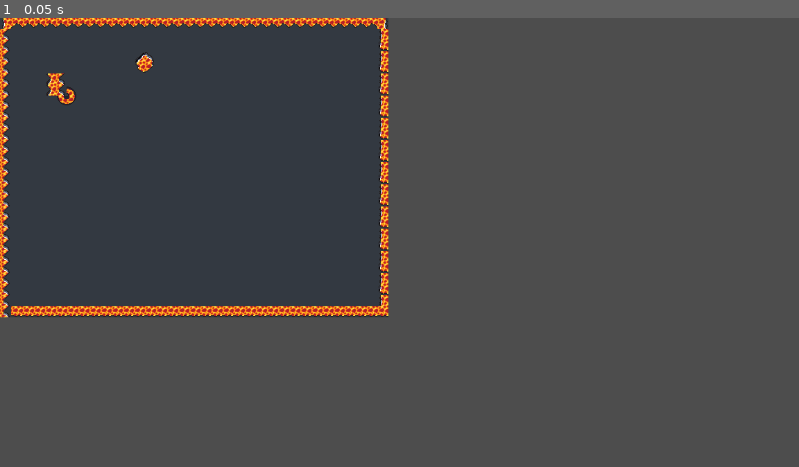
Above: before the commit, frame 1.
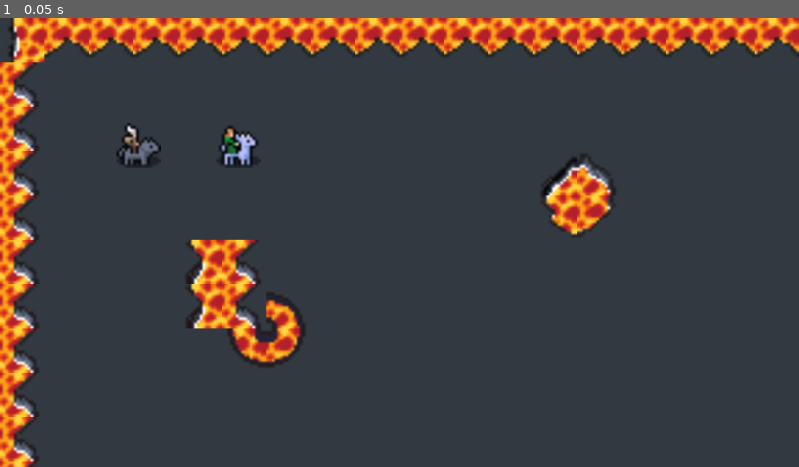
Above: after the commit, the same moment.

Repository: Snayff/not_quite_paradise4
Game: Godot game, scene res://world.tscn
The game is run twice, just before and just after one commit, with the same random seed, the same clock (stepped at 60 frames per second) and the same inputs. Before the commit the project has no main scene; this scene is started directly in both runs.
Inputs:
- Up to frame 1 (0.05 s): no input

The runs differ from the first frame. In frame 1, 76% of the frame differs, in the area x 0-100%, y 0-100%.

Commit message:
added asserts for mandatory properties, fixed crashing errors

Diff:
--- a/assets/effects/white_flash/white_flash_material.tres
+++ b/assets/effects/white_flash/white_flash_material.tres
@@ -1,6 +1,6 @@
 [gd_resource type="ShaderMaterial" load_steps=2 format=3 uid="uid://c88q6pkhh3vl"]
 
-[ext_resource type="Shader" path="res://effects/white_flash_material.gdshader" id="1_t2u32"]
+[ext_resource type="Shader" path="res://assets/effects/white_flash/white_flash_material.gdshader" id="1_nfuax"]
 
 [resource]
-shader = ExtResource("1_t2u32")
+shader = ExtResource("1_nfuax")
--- a/project.godot
+++ b/project.godot
@@ -11,6 +11,7 @@
 [application]
 
 config/name="Godot Combat Test"
+run/main_scene="res://world.tscn"
 config/features=PackedStringArray("4.2", "Forward Plus")
 config/icon="res://icon.svg"
 
--- a/scenes/abcs/combat_active.gd
+++ b/scenes/abcs/combat_active.gd
@@ -10,25 +10,45 @@
 @export var creator: CombatActor  ## who created this active
 @export var allegiance: Allegiance  ## creator's allegiance component
 @export var projectile_template: PhysicalProjectile  ## the projectile to use as a template
+
 @export_category("Targeting")
 @export var valid_targets: Constants.TARGET  ## who the active can affect
+
 @export_category("Travel")
 @export_enum("target", "projectile") var delivery_method: String  ## how the active's effects are delivered
 @export var range: int
+
 @export_category("Hit")
 @export var damage: int
 @export var aoe_radius: int
+
 @export_category("Meta")
 @export var cooldown: float  ## in seconds
 
+
 func _ready() -> void:
+	# check for mandatory properties set in editor
+	assert(creator is CombatActor, "Misssing `creator`.")
+	assert(allegiance is Allegiance, "Misssing `allegiance`.")
+	assert(projectile_template is PhysicalProjectile, "Misssing `projectile_template`.")
+
+	# config cooldown timer
 	cooldown_timer.wait_time = cooldown
 	cooldown_timer.timeout.connect(cast)
 
+	# config projectile template
 	projectile_template.damage = damage
 	projectile_template.range = range
 
 	# TODO: add target info to projectile template
 
-func cast()-> void:
-	projectile_spawner.spawn()
+func cast(target_actor = null, target_position = null)-> void:
+	if not target_actor is CombatActor and not target_position is Vector2:
+		push_error("No target given to cast.")
+		return
+
+	var projectile: PhysicalProjectile = projectile_spawner.spawn()
+	if target_actor is CombatActor:
+		projectile.set_target_actor(target_actor)
+	elif target_position is Vector2:
+		projectile.set_target_position(target_position)
--- a/scenes/abcs/combat_actor.gd
+++ b/scenes/abcs/combat_actor.gd
@@ -7,5 +7,8 @@
 @onready var on_hit_flash: FlashComponent = %OnHitFlash
 
 
+@export var target: CombatActor  ## TODO: remove once proper targeting is in
+
 func _ready() -> void:
-	health.value_decreased.connect(on_hit_flash.activate)  # activate flash on hit
+	if health is ResourceComponent:
+		health.value_decreased.connect(on_hit_flash.activate)  # activate flash on hit
--- a/scenes/abcs/combat_actor.tscn
+++ b/scenes/abcs/combat_actor.tscn
@@ -40,22 +40,24 @@
 
 [node name="CollisionShape2D" type="CollisionShape2D" parent="HurtboxComponent"]
 
-[node name="Allegiance" type="Node" parent="." node_paths=PackedStringArray("actor")]
+[node name="Allegiance" type="Node" parent="." node_paths=PackedStringArray("root_actor")]
 unique_name_in_owner = true
 script = ExtResource("3_fejlo")
-actor = NodePath("..")
+root_actor = NodePath("..")
 
-[node name="DeathTrigger" type="Node" parent="." node_paths=PackedStringArray("resource", "destroy_effect_spawner")]
+[node name="DeathTrigger" type="Node" parent="." node_paths=PackedStringArray("root", "resource", "destroy_effect_spawner")]
 script = ExtResource("4_0s2co")
+root = NodePath("..")
 resource = NodePath("../Health")
 destroy_effect_spawner = NodePath("../DeathEffectSpawner")
 
 [node name="DeathEffectSpawner" type="Node2D" parent="."]
 script = ExtResource("5_3lw38")
 
-[node name="OnHitFlash" type="Node" parent="."]
+[node name="OnHitFlash" type="Node" parent="." node_paths=PackedStringArray("sprite")]
 unique_name_in_owner = true
 script = ExtResource("7_kxpls")
+sprite = NodePath("../AnimatedSprite2D")
 
 [node name="Health" type="Node" parent="."]
 unique_name_in_owner = true
--- a/scenes/abcs/physical_projectile.gd
+++ b/scenes/abcs/physical_projectile.gd
@@ -4,15 +4,45 @@
 
 @onready var on_hit_effect_spawner: SpawnerComponent = %OnHitEffectSpawner
 @onready var hitbox_component: HitboxComponent = %HitboxComponent
-@onready var movement_component: MovementComponent = $MovementComponent
+@onready var movement_component: MovementComponent = %MovementComponent
+@onready var death_trigger: DeathTrigger = %DeathTrigger
+@onready var animated_sprite_2d: AnimatedSprite2D = %AnimatedSprite2D
+
+
+@export var is_disabled: bool = false  ## whether the projectile is disabled and hidden, or not
 
 
 var creator: CombatActor  ## who created the projectile
 var damage: int
 var range: int
-var _distance_travelled: float = 0
 
 
 func _ready() -> void:
 	# TODO: ensure hitbox filters for correct targets
 	hitbox_component.hit_hurtbox.connect(on_hit_effect_spawner.spawn_scene.bind(global_position))
+
+	if is_disabled:
+		disable()
+
+
+func _process(delta: float) -> void:
+	if movement_component.distance_travelled >= range:
+		death_trigger.activate()
+
+## wrapper for setting movement component's target actor
+func set_target_actor(actor: CombatActor) -> void:
+	movement_component.target_actor = actor
+
+## wrapper for setting movement component's target position
+func set_target_position(position: Vector2) -> void:
+	movement_component.target_position = position
+
+func enable() -> void:
+	process_mode = Node.PROCESS_MODE_PAUSABLE
+	visible = true
+	is_disabled = false
+
+func disable() -> void:
+	process_mode = Node.PROCESS_MODE_DISABLED
+	visible = false
+	is_disabled = true
--- a/scenes/abcs/physical_projectile.tscn
+++ b/scenes/abcs/physical_projectile.tscn
@@ -1,10 +1,11 @@
-[gd_scene load_steps=7 format=3 uid="uid://b71tjsbg3f1e4"]
+[gd_scene load_steps=8 format=3 uid="uid://b71tjsbg3f1e4"]
 
 [ext_resource type="Script" path="res://scenes/abcs/physical_projectile.gd" id="1_xfppo"]
 [ext_resource type="Script" path="res://scripts/functionals/hitbox.gd" id="2_f88a1"]
 [ext_resource type="Script" path="res://scripts/functionals/movement.gd" id="3_soigt"]
 [ext_resource type="Script" path="res://scripts/functionals/spawner.gd" id="4_78i0h"]
 [ext_resource type="PackedScene" uid="uid://drhecv7pq5ypa" path="res://scenes/effects/explosion.tscn" id="5_u8e2e"]
+[ext_resource type="Script" path="res://scripts/functionals/death_trigger.gd" id="6_mn4qt"]
 
 [sub_resource type="SpriteFrames" id="SpriteFrames_c16yo"]
 
@@ -12,6 +13,7 @@
 script = ExtResource("1_xfppo")
 
 [node name="AnimatedSprite2D" type="AnimatedSprite2D" parent="."]
+unique_name_in_owner = true
 sprite_frames = SubResource("SpriteFrames_c16yo")
 autoplay = "default"
 
@@ -26,6 +28,7 @@
 [node name="CollisionShape2D" type="CollisionShape2D" parent="HitboxComponent"]
 
 [node name="MovementComponent" type="Node" parent="." node_paths=PackedStringArray("rigid_body_2d", "root")]
+unique_name_in_owner = true
 script = ExtResource("3_soigt")
 rigid_body_2d = NodePath("../RigidBody2D")
 root = NodePath("..")
@@ -34,3 +37,8 @@
 unique_name_in_owner = true
 script = ExtResource("4_78i0h")
 scene = ExtResource("5_u8e2e")
+
+[node name="DeathTrigger" type="Node" parent="." node_paths=PackedStringArray("root")]
+unique_name_in_owner = true
+script = ExtResource("6_mn4qt")
+root = NodePath("..")
--- a/scenes/combat_actives/fireblast.tscn
+++ b/scenes/combat_actives/fireblast.tscn
@@ -3,10 +3,16 @@
 [ext_resource type="PackedScene" uid="uid://cn8jpy03lpd4m" path="res://scenes/abcs/combat_active.tscn" id="1_34rtn"]
 [ext_resource type="PackedScene" uid="uid://fbgfulkn14kk" path="res://scenes/projectiles/fireball.tscn" id="2_figyj"]
 
-[node name="Fireblast" instance=ExtResource("1_34rtn")]
+[node name="Fireblast" node_paths=PackedStringArray("projectile_template") instance=ExtResource("1_34rtn")]
+projectile_template = NodePath("Fireball")
 valid_targets = 2
+delivery_method = "projectile"
+range = 200
+damage = 1
+cooldown = 1.5
 
-[node name="ProjectileSpawner" parent="." index="3" node_paths=PackedStringArray("node")]
+[node name="ProjectileSpawner" parent="." index="1" node_paths=PackedStringArray("node")]
 node = NodePath("../Fireball")
 
-[node name="Fireball" parent="." index="4" instance=ExtResource("2_figyj")]
+[node name="Fireball" parent="." index="2" instance=ExtResource("2_figyj")]
+is_disabled = true
--- /dev/null
+++ b/scenes/combat_actors/horsey_rider.tscn
@@ -0,0 +1,61 @@
+[gd_scene load_steps=10 format=3 uid="uid://crlrjwg1g5vtc"]
+
+[ext_resource type="PackedScene" uid="uid://0of6a72gstpj" path="res://scenes/abcs/combat_actor.tscn" id="1_wekre"]
+[ext_resource type="Texture2D" uid="uid://dldmflst28sas" path="res://assets/actors/horse_rider/RampartSpriteFemale-Right(Frame1).png" id="2_47her"]
+[ext_resource type="Texture2D" uid="uid://b0ioe50hirnxg" path="res://assets/actors/horse_rider/RampartSpriteFemale-Right(Frame2).png" id="3_u27cx"]
+[ext_resource type="Texture2D" uid="uid://ffba1pgjsx4n" path="res://assets/actors/horse_rider/RampartSpriteFemale-Right(Frame3).png" id="4_85r4q"]
+[ext_resource type="Texture2D" uid="uid://dwxusomrgbenr" path="res://assets/actors/horse_rider/RampartSpriteFemale-Right(Frame4).png" id="5_dg0kh"]
+[ext_resource type="PackedScene" uid="uid://drhecv7pq5ypa" path="res://scenes/effects/explosion.tscn" id="6_xmhc5"]
+
+[sub_resource type="SpriteFrames" id="SpriteFrames_k5smb"]
+animations = [{
+"frames": [{
+"duration": 1.0,
+"texture": ExtResource("2_47her")
+}],
+"loop": true,
+"name": &"idle",
+"speed": 5.0
+}, {
+"frames": [{
+"duration": 1.0,
+"texture": ExtResource("2_47her")
+}, {
+"duration": 1.0,
+"texture": ExtResource("3_u27cx")
+}, {
+"duration": 1.0,
+"texture": ExtResource("4_85r4q")
+}, {
+"duration": 1.0,
+"texture": ExtResource("5_dg0kh")
+}],
+"loop": true,
+"name": &"move",
+"speed": 5.0
+}]
+
+[sub_resource type="CircleShape2D" id="CircleShape2D_4njet"]
+radius = 6.0
+
+[sub_resource type="CircleShape2D" id="CircleShape2D_1e663"]
+radius = 6.0
+
+[node name="HorseyRider" instance=ExtResource("1_wekre")]
+
+[node name="AnimatedSprite2D" parent="." index="0"]
+sprite_frames = SubResource("SpriteFrames_k5smb")
+
+[node name="CollisionShape2D" parent="RigidBody2D" index="0"]
+position = Vector2(0, 1)
+shape = SubResource("CircleShape2D_4njet")
+
+[node name="CollisionShape2D" parent="HurtboxComponent" index="0"]
+position = Vector2(0, 1)
+shape = SubResource("CircleShape2D_1e663")
+
+[node name="DeathEffectSpawner" parent="." index="5"]
+scene = ExtResource("6_xmhc5")
+
+[node name="Health" parent="." index="7"]
+_value = 2
--- a/scenes/combat_actors/wolf_rider.tscn
+++ b/scenes/combat_actors/wolf_rider.tscn
@@ -6,6 +6,7 @@
 [ext_resource type="Texture2D" uid="uid://dcdgt417cspcb" path="res://assets/actors/wolf_rider/StrongholdSpriteMale-Right(Frame3).png" id="4_1yqef"]
 [ext_resource type="Texture2D" uid="uid://bwamwonvpg20u" path="res://assets/actors/wolf_rider/StrongholdSpriteMale-Right(Frame4).png" id="5_c5krc"]
 [ext_resource type="PackedScene" uid="uid://drhecv7pq5ypa" path="res://scenes/effects/explosion.tscn" id="6_krs8u"]
+[ext_resource type="PackedScene" uid="uid://lsbutqx8scoq" path="res://scenes/combat_actives/fireblast.tscn" id="7_7rdur"]
 
 [sub_resource type="SpriteFrames" id="SpriteFrames_fpxp7"]
 animations = [{
@@ -56,3 +57,7 @@
 
 [node name="DeathEffectSpawner" parent="." index="5"]
 scene = ExtResource("6_krs8u")
+
+[node name="Fireblast" parent="." index="9" node_paths=PackedStringArray("creator", "allegiance") instance=ExtResource("7_7rdur")]
+creator = NodePath("..")
+allegiance = NodePath("../Allegiance")
--- a/scripts/functionals/allegiance.gd
+++ b/scripts/functionals/allegiance.gd
@@ -11,6 +11,10 @@
 
 
 func _ready() -> void:
+	# check for mandatory properties set in editor
+	assert(root_actor is CombatActor, "Misssing `root_actor`.")
+
+
 	root_actor.add_to_group(str("team_", team), true)
 
 	if hurtbox_component is HurtboxComponent:
--- a/scripts/functionals/death_trigger.gd
+++ b/scripts/functionals/death_trigger.gd
@@ -4,16 +4,22 @@
 extends Node
 
 
-@export var root_actor: CombatActor  ## the actor this component will operate on
-@export var resource: ResourceComponent  ## the resource that triggers death on empty
-@export var destroy_effect_spawner: SpawnerComponent  ## a spawner component for creating an effect on death
+@export var root: Node  ## the node this component will operate on
+@export var resource: ResourceComponent  ## the resource that triggers death on empty. @OPTIONAL.
+@export var destroy_effect_spawner: SpawnerComponent  ## a spawner component for creating an effect on death. @OPTIONAL.
 
 
 func _ready() -> void:
-	# Connect the the no health signal on our stats to the destroy function
-	resource.emptied.connect(destroy)
+	# check for mandatory properties set in editor
+	assert(root is Node, "Misssing `root`. ")
 
-func destroy() -> void:
+	# Connect the the no health signal on our stats to the activate function, if we have a resource.
+	if resource is ResourceComponent:
+		resource.emptied.connect(activate)
+
+func activate() -> void:
 	# create an effect (from the spawner component) and free the actor
-	destroy_effect_spawner.spawn(root_actor.global_position)
-	root_actor.queue_free()
+	if destroy_effect_spawner is SpawnerComponent:
+		destroy_effect_spawner.spawn(root.global_position)
+
+	root.queue_free()
--- a/scripts/functionals/hurtbox.gd
+++ b/scripts/functionals/hurtbox.gd
@@ -2,7 +2,7 @@
 class_name HurtboxComponent
 extends Area2D
 
-@export var target_resource: ResourceComponent  ## the resource damaged when this Hurtbox is hit
+@export var target_resource: ResourceComponent  ## the resource damaged when this Hurtbox is hit # TODO: move to projectile
 
 ## this hurtbox is hit by a hitbox
 signal hurt(hitbox)
@@ -20,9 +20,9 @@
 			child.set_deferred("disabled", is_invincible)
 
 
-func _ready() -> void:
-	# Connect the hurt signal to an anonymous function
-	# that removes health equal to the damage from the hitbox
-	hurt.connect(func(hitbox_component: HitboxComponent):
-		target_resource.decrease(hitbox_component.damage)
-	)
+#func _ready() -> void:
+	## Connect the hurt signal to an anonymous function
+	## that removes health equal to the damage from the hitbox
+	#hurt.connect(func(hitbox_component: HitboxComponent):
+		#target_resource.decrease(hitbox_component.damage)
+	#)
--- a/scripts/functionals/movement.gd
+++ b/scripts/functionals/movement.gd
@@ -5,17 +5,32 @@
 @export var rigid_body_2d: RigidBody2D
 @export var root: Node2D
 
-## the actor being targeted. use when target updating required. preferred over target_position.
-var target_actor: CombatActor
-## the position being targeted.
-var target_position: Vector2
+
+var target_actor: CombatActor  ## the actor being targeted. use when target updating required. preferred over target_position.
+var target_position: Vector2  ## the position being targeted.
+var direction: Vector2:
+	set(value):
+		return
+	get:
+		if target_actor is CombatActor:
+			direction = root.global_position - target_actor.position
+		elif  target_position != Vector2.ZERO:
+			direction = root.global_position - target_position
+		return direction
+var distance_travelled: float = 0  ## how far we have travelled
+
+
+func _ready() -> void:
+	# check for mandatory properties set in editor
+	assert(root is Node2D, "Misssing `root`. ")
+	assert(rigid_body_2d is RigidBody2D, "Misssing `rigid_body_2d`. ")
+
 
 func _physics_process(delta: float) -> void:
+	# move towards target
+	rigid_body_2d.apply_central_impulse(direction)
 
-	var direction: Vector2 = Vector2.ZERO
-	if target_actor is CombatActor:
-		direction = root.global_position - target_actor.position
-	elif  target_position != Vector2.ZERO:
-		direction = root.global_position - target_position
+	# rotate towards target
+	root.rotation = direction.angle()
 
-	rigid_body_2d.apply_central_impulse(direction)
+	distance_travelled += delta  # NOTE: this is probably dumb and not the right way to track distance.
--- a/scripts/functionals/spawner.gd
+++ b/scripts/functionals/spawner.gd
@@ -6,6 +6,10 @@
 @export var scene: PackedScene  ## The scene we want to spawn
 @export var node: Node  ## the node we want to duplicate, e.g. a template projectile.
 
+
+func _ready() -> void:
+	# check for mandatory properties set in editor
+	assert(scene is PackedScene or node is Node, "Misssing at least one of `scene` or `node. ")
 
 ## spawn either the scene or the node, preferring the scene.
 ## useful when whether there is a scene or node is not known.
--- a/scripts/visuals/flash.gd
+++ b/scripts/visuals/flash.gd
@@ -2,12 +2,9 @@
 class_name FlashComponent
 extends Node
 
-## the material to alter the sprite
-@export var material = preload("res://assets/effects/white_flash/white_flash_material.tres")
-## the sprite this compononet will be flashing
-@export var sprite: CanvasItem
-## duration of the flash
-@export var flash_duration: = 0.2
+@export var material = preload("res://assets/effects/white_flash/white_flash_material.tres")  ## the material to alter the sprite
+@export var sprite: CanvasItem  ## the sprite this compononet will be flashing
+@export var flash_duration: = 0.2  ## duration of the flash
 
 # store the original sprite's material to reset it after the flash
 var original_sprite_material: Material
@@ -15,7 +12,11 @@
 # create a timer for the flash component to use
 var timer: Timer = Timer.new()
 
+
 func _ready() -> void:
+	# check for mandatory properties set in editor
+	assert(sprite is CanvasItem, "Missing `sprite`.")
+
 	# add the timer as a child of this component in order to use it
 	add_child(timer)
 
--- a/scripts/visuals/scale.gd
+++ b/scripts/visuals/scale.gd
@@ -2,14 +2,15 @@
 class_name ScaleComponent
 extends Node
 
-## the sprite that this component will be scaling
-@export var sprite: Node2D
 
-## the scale amount (as a vector)
-@export var scale_amount = Vector2(1.5, 1.5)
+@export var sprite: CanvasItem  ## the sprite that this component will be scaling
+@export var scale_amount = Vector2(1.5, 1.5)  ## the scale amount (as a vector)
+@export var scale_duration: = 0.4  ## the scale duration
 
-## the scale duration
-@export var scale_duration: = 0.4
+
+func _ready() -> void:
+	# check for mandatory properties set in editor
+	assert(sprite is CanvasItem, "Misssing `sprite`.")
 
 ## apply the scale effect, before reverting to normal.
 func activate() -> void:
--- a/scripts/visuals/shake_sprite.gd
+++ b/scripts/visuals/shake_sprite.gd
@@ -5,17 +5,17 @@
 # You should shake the sprite and not the root node or you'll get unexpected behavior
 # since we are manipulating the position of the node and moving it to 0,0
 
-## the sprite to apply the shake to
-@export var sprite: Node2D
+@export var sprite: CanvasItem  ## the sprite to apply the shake to
+@export var amount: int = 2.0  ## the max position offset in the shake
+@export var duration: float = 0.4  ## how long to shake for
 
-## the max position offset in the shake
-@export var amount: int = 2.0
 
-## how long to shake for
-@export var duration: float = 0.4
+var _current_shake = 0  ## store the current amount we are shaking the node (this value will decrease over time)
 
-# store the current amount we are shaking the node (this value will decrease over time)
-var _current_shake = 0
+
+func _ready() -> void:
+	# check for mandatory properties set in editor
+	assert(sprite is CanvasItem, "Misssing `sprite`.")
 
 ## apply the shake effect
 func activate():
--- a/world.tscn
+++ b/world.tscn
@@ -1,6 +1,8 @@
-[gd_scene load_steps=4 format=3 uid="uid://rf7q3r0jhupi"]
+[gd_scene load_steps=6 format=3 uid="uid://rf7q3r0jhupi"]
 
 [ext_resource type="Texture2D" uid="uid://csx5xkiiijtyh" path="res://assets/tiles/lava_caves/LB-Lava-Lake-Main.png" id="1_ml8d5"]
+[ext_resource type="PackedScene" uid="uid://b4xlnewit7p5l" path="res://scenes/combat_actors/wolf_rider.tscn" id="2_1xjme"]
+[ext_resource type="PackedScene" uid="uid://crlrjwg1g5vtc" path="res://scenes/combat_actors/horsey_rider.tscn" id="3_xkt6n"]
 
 [sub_resource type="TileSetAtlasSource" id="TileSetAtlasSource_pfbyd"]
 texture = ExtResource("1_ml8d5")
@@ -51,3 +53,14 @@
 tile_set = SubResource("TileSet_hbatt")
 format = 2
 layer_0/tile_data = PackedInt32Array(0, 65536, 1, 65536, 0, 3, 131072, 0, 3, 196608, 0, 3, 262144, 0, 3, 327680, 0, 3,  …(17732 unchanged characters)…
+
+[node name="Camera2D" type="Camera2D" parent="."]
+anchor_mode = 0
+zoom = Vector2(4, 4)
+
+[node name="WolfRider" parent="." node_paths=PackedStringArray("target") instance=ExtResource("2_1xjme")]
+position = Vector2(50, 46)
+target = NodePath("../HorseyRider")
+
+[node name="HorseyRider" parent="." instance=ExtResource("3_xkt6n")]
+position = Vector2(86, 46)
Not shown: 2 places in scenes/abcs/combat_actor.tscn that only renumber resources
Not shown: 1 places in scenes/combat_actors/wolf_rider.tscn that only renumber resources
